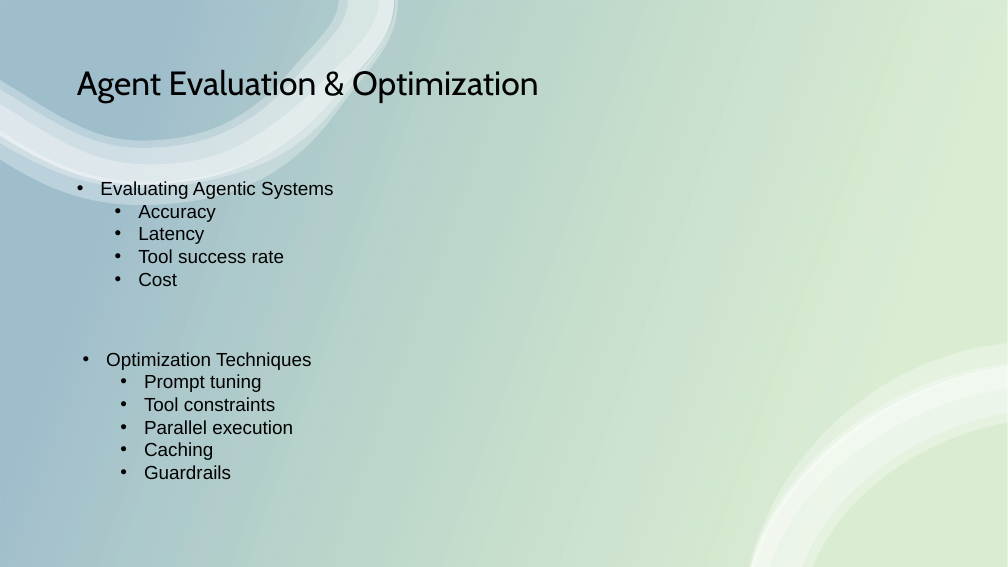
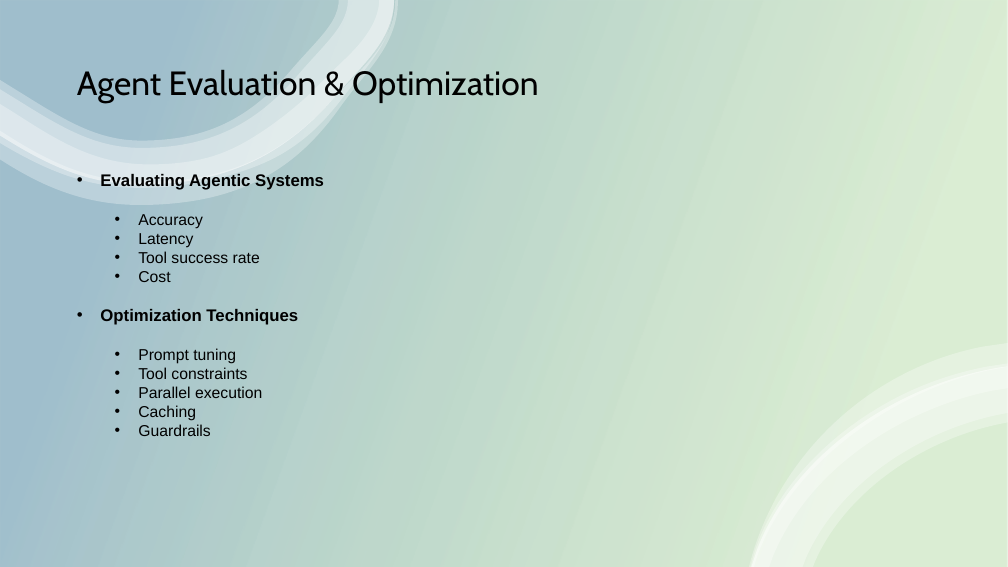
Before and after one commit to aklankdiwakar/BootcampLangGraph, a slide deck: slide 6 of PresentationBootCamp.pptx (slide 5 before the commit). Drawn at 1008x567 pixels with LibreOffice and Linux fonts; fonts in the diff are those of the drawing. Boxes give left, top, right and bottom in pixels: in the first picture for what was removed or moved away, otherwise in the second. Text is boxed around its words. In the diff, an @@ line names an element or a change of style, - is before the commit and + after.

```diff
--- a/PresentationBootCamp.pptx
+++ b/PresentationBootCamp.pptx
@@ text at [100, 172, 324, 282]: size 18 to 16 pt, bold on in "Evaluating Agentic Systems"; size 18 to 15 pt in "Accuracy", "Latency", "Tool success rate", "Cost" @@
@@ text at [100, 309, 298, 436]: paragraphs added @@
+• Optimization Techniques
+  • Prompt tuning
+  • Tool constraints
+  • Parallel execution
+  • Caching
+  • Guardrails
@@ text removed at [106, 352, 312, 479] @@
-• Optimization Techniques
-  • Prompt tuning
-  • Tool constraints
-  • Parallel execution
-  • Caching
-  • Guardrails
```
Also in this commit, not shown: 5 other slides changed, 4 slides added.
